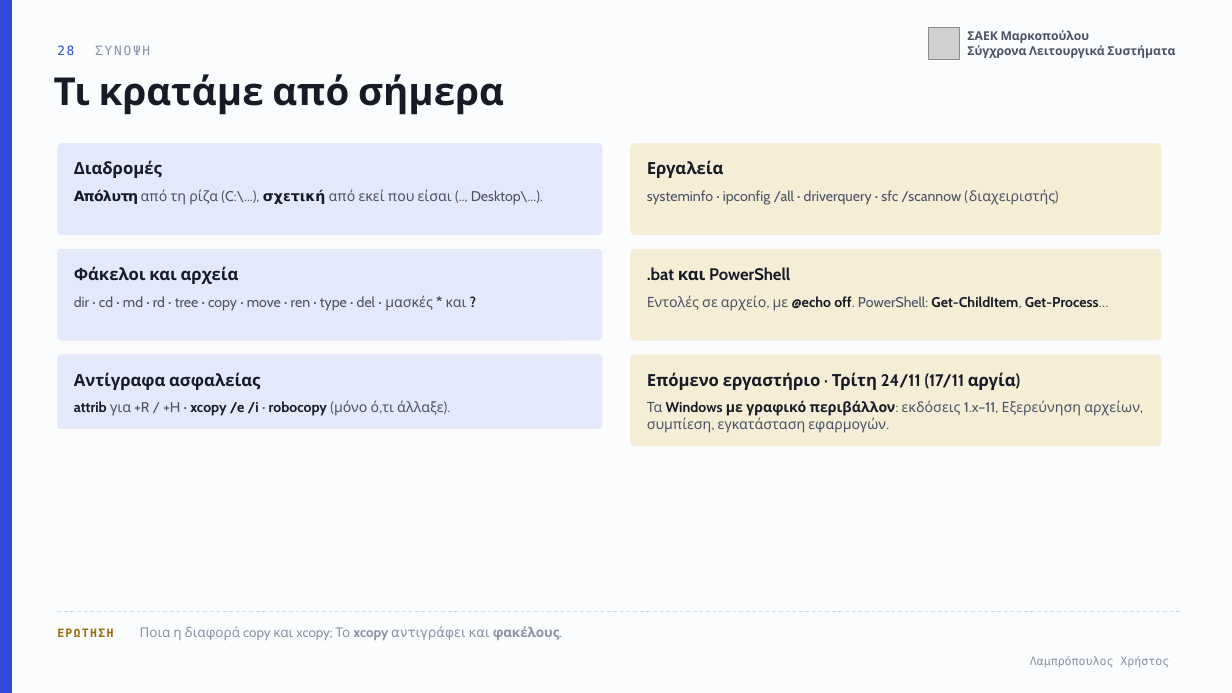
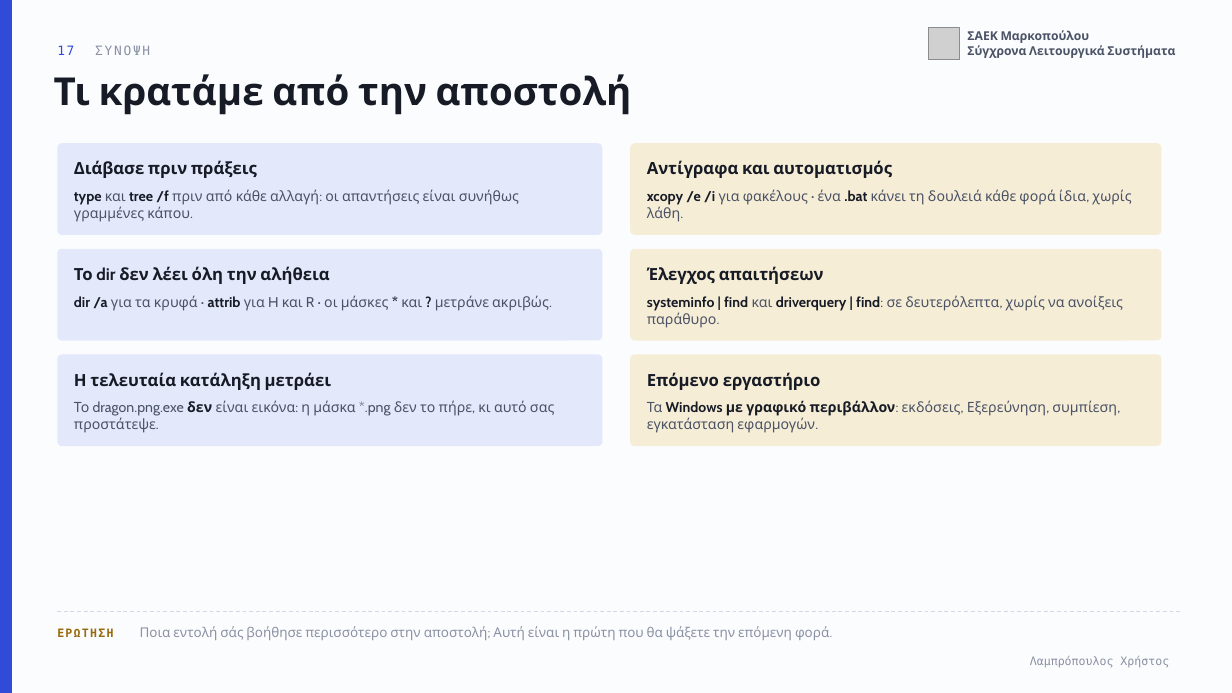
Before and after one commit to xristlamp/LAMPROPOULOS, a slide deck: slide 17 of files/markopoulo/sls-05-cmd.pptx (slide 28 before the commit). Drawn at 1232x693 pixels with LibreOffice and Linux fonts; fonts in the diff are those of the drawing; grey boxes stand for pictures. Boxes give left, top, right and bottom in pixels: in the first picture for what was removed or moved away, otherwise in the second. Text is boxed around its words. In the diff, an @@ line names an element or a change of style, - is before the commit and + after.

```diff
--- a/files/markopoulo/sls-05-cmd.pptx
+++ b/files/markopoulo/sls-05-cmd.pptx
@@ text at (57, 45, 150, 55): text changed @@
-28 ΣΥΝΟΨΗ
+17 ΣΥΝΟΨΗ
@@ text at (54, 74, 632, 115): text changed @@
-Τι κρατάμε από σήμερα
+Τι κρατάμε από την αποστολή
@@ text at (74, 160, 257, 178): text changed @@
-Διαδρομές
+Διάβασε πριν πράξεις
@@ text at (647, 160, 892, 178): text changed @@
-Εργαλεία
+Αντίγραφα και αυτοματισμός
@@ text at (74, 189, 519, 222): text changed @@
-Απόλυτη από τη ρίζα (C:\...), σχετική από εκεί που είσαι (.., Desktop\...).
+type και tree /f πριν από κάθε αλλαγή: οι απαντήσεις είναι συνήθως γραμμένες κάπου.
@@ text at (647, 189, 1131, 222): text changed @@
-systeminfo · ipconfig /all · driverquery · sfc /scannow (διαχειριστής)
+xcopy /e /i για φακέλους · ένα .bat κάνει τη δουλειά κάθε φορά ίδια, χωρίς λάθη.
@@ text at (74, 266, 329, 284): text changed @@
-Φάκελοι και αρχεία
+Το dir δεν λέει όλη την αλήθεια
@@ text at (647, 266, 824, 284): text changed @@
-.bat και PowerShell
+Έλεγχος απαιτήσεων
@@ text at (74, 295, 549, 311): text changed @@
-dir · cd · md · rd · tree · copy · move · ren · type · del · μασκές * και ?
+dir /a για τα κρυφά · attrib για H και R · οι μάσκες * και ? μετράνε ακριβώς.
@@ text at (647, 295, 1123, 328): text changed @@
-Εντολές σε αρχείο, με @echo off. PowerShell: Get-ChildItem, Get-Process…
+systeminfo | find και driverquery | find: σε δευτερόλεπτα, χωρίς να ανοίξεις παράθυρο.
@@ rounded rectangle: place and size @@
-rounded rectangle at (57, 355, 603, 430)
+rounded rectangle at (57, 355, 603, 446)
@@ text at (74, 372, 332, 390): text changed @@
-Αντίγραφα ασφαλείας
+Η τελευταία κατάληξη μετράει
@@ text at (647, 372, 821, 390): text changed @@
-Επόμενο εργαστήριο · Τρίτη 24/11 (17/11 αργία)
+Επόμενο εργαστήριο
@@ text at (74, 400, 554, 433): text changed @@
-attrib για +R / +H · xcopy /e /i · robocopy (μόνο ό,τι άλλαξε).
+Το dragon.png.exe δεν είναι εικόνα: η μάσκα *.png δεν το πήρε, κι αυτό σας προστάτεψε.
@@ text at (647, 400, 1117, 433): text changed @@
-Τα Windows με γραφικό περιβάλλον: εκδόσεις 1.x–11, Εξερεύνηση αρχείων, συμπίεση, εγκατάσταση εφαρμογών.
+Τα Windows με γραφικό περιβάλλον: εκδόσεις, Εξερεύνηση, συμπίεση, εγκατάσταση εφαρμογών.
@@ text at (57, 626, 829, 640): text changed @@
-ΕΡΩΤΗΣΗ Ποια η διαφορά copy και xcopy; Το xcopy αντιγράφει και φακέλους.
+ΕΡΩΤΗΣΗ Ποια εντολή σάς βοήθησε περισσότερο στην αποστολή; Αυτή είναι η πρώτη που θα ψάξετε την επόμενη φορά.
```
Also in this commit, not shown: 9 other slides changed, 7 slides added, 18 slides removed, 7 other files.
